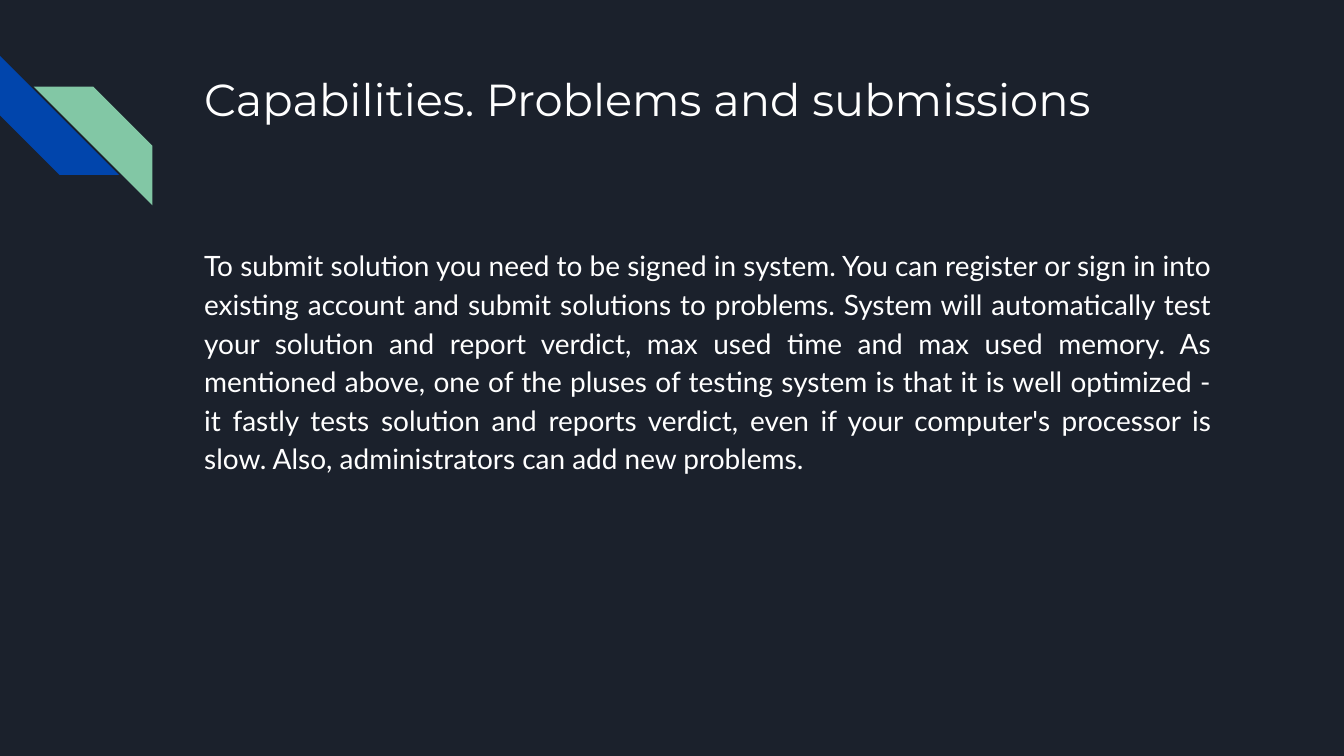
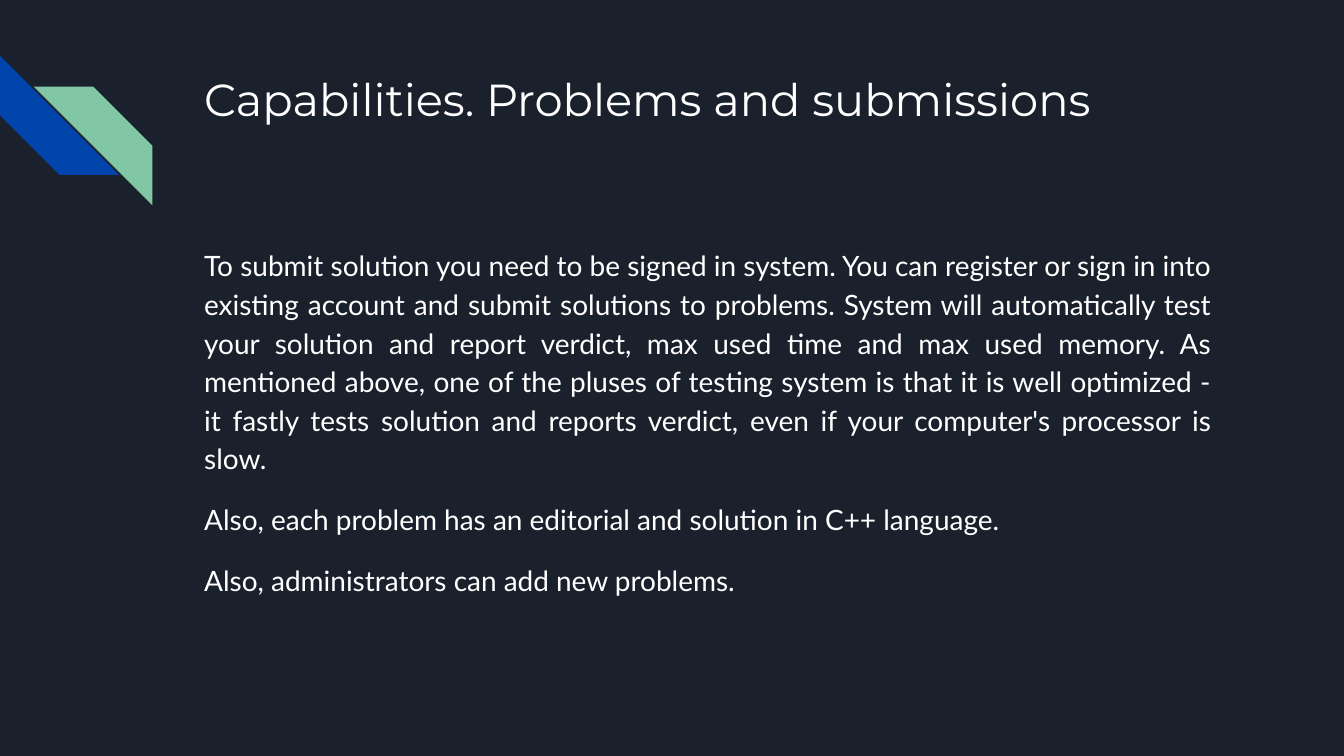
Before and after one commit to spike1236/WnSOJ, a slide deck: slide 6 of presentation_en.pptx. Drawn at 1344x756 pixels with LibreOffice and Linux fonts; fonts in the diff are those of the drawing. Boxes give left, top, right and bottom in pixels: in the first picture for what was removed or moved away, otherwise in the second. Text is boxed around its words. In the diff, an @@ line names an element or a change of style, - is before the commit and + after.

```diff
--- a/presentation_en.pptx
+++ b/presentation_en.pptx
@@ text at <box>204,255,1211,596</box>: text changed @@
-To submit solution you need to be signed in system. You can register or sign in into existing account and submit solutions to problems. System will automatically test your solution and report verdict, max used time and max used memory. As mentioned above, one of the pluses of testing system is that it is well optimized - it fastly tests solution and reports verdict, even if your computer's processor is slow. Also, administrators can add new problems.
+To submit solution you need to be signed in system. You can register or sign in into existing account and submit solutions to problems. System will automatically test your solution and report verdict, max used time and max used memory. As mentioned above, one of the pluses of testing system is that it is well optimized - it fastly tests solution and reports verdict, even if your computer's processor is slow.
+Also, each problem has an editorial and solution in C++ language.
+Also, administrators can add new problems.
```
Also in this commit, not shown: 1 other slide changed, 1 other file.
